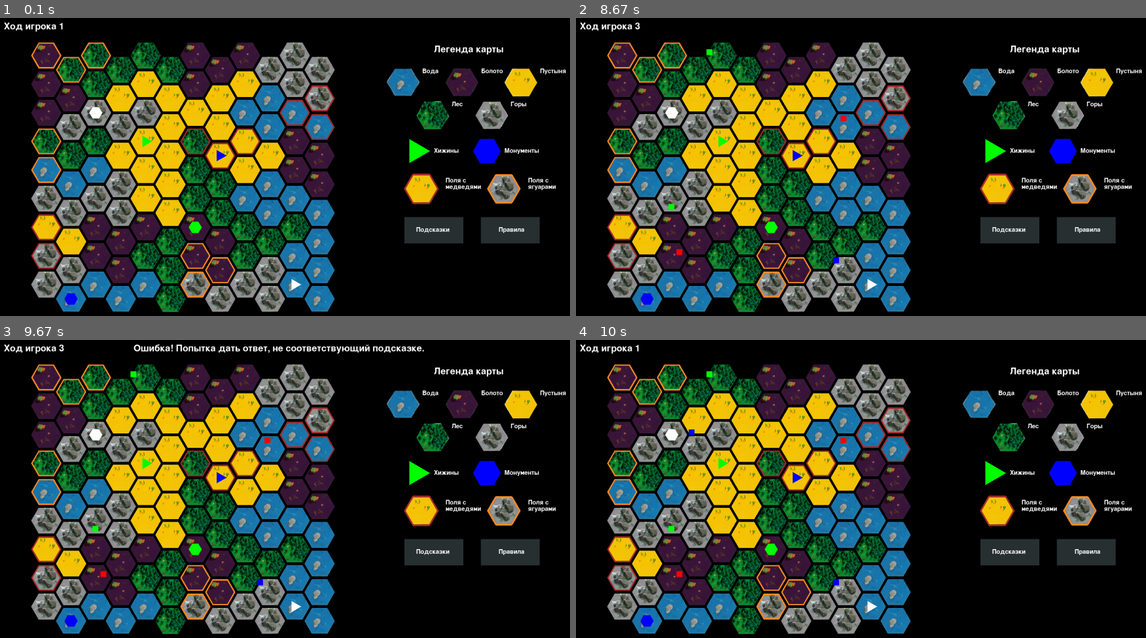
Above: before the commit, frames 1-4 (two rows, left to right).
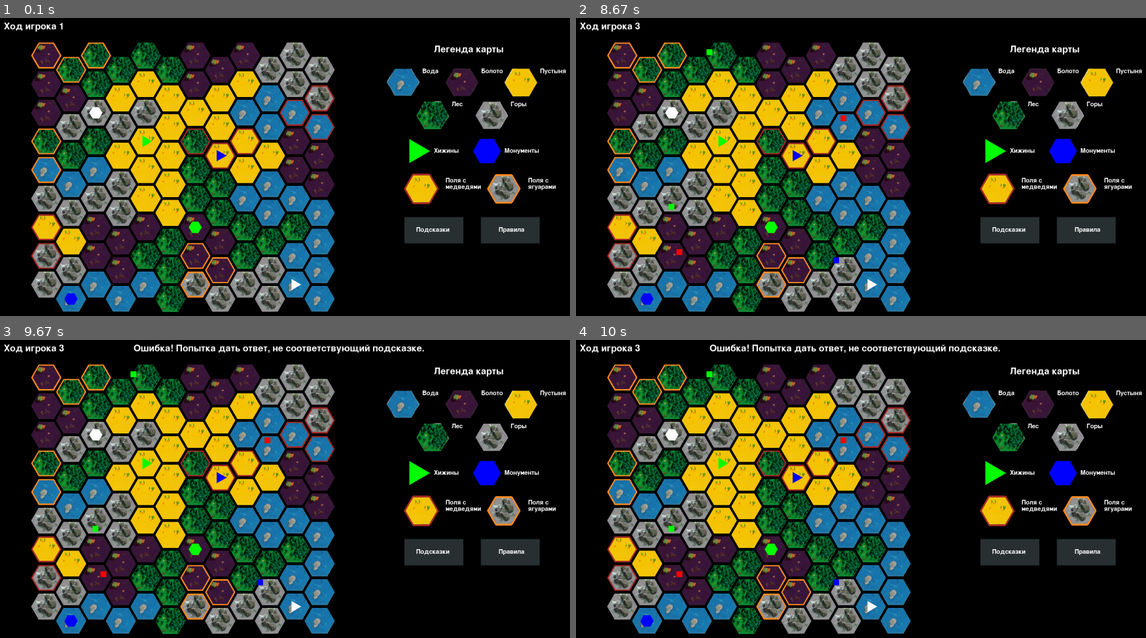
Above: after the commit, the same moments.

Repository: EkaterinaLotareva/Team_3_Programming_Projects_2025
Game: pygame game, started from main.py
Same seed, same stepped clock (60 frames per second), same inputs: the game is played once before the commit and once after it.
Inputs (mouse positions are in pixels of both pictures, inside the frame that each line leads up to):
- Up to frame 1 (0.1 s): no input
- Up to frame 2 (8.67 s): click (1054, 164) at 0.38 s; click (866, 196) at 0.72 s; click (678, 253) at 1.18 s; move the mouse to (707, 50) at 1.5 s; click (707, 50) at 1.78 s; move the mouse to (650, 164) at 2.2 s; click (650, 164) at 2.55 s; move the mouse to (838, 259) at 3.03 s; click (838, 259) at 3.45 s; move the mouse to (843, 119) at 4 s; click (843, 119) at 4.45 s; move the mouse to (781, 107) at 5.03 s; click (781, 107) at 5.5 s; move the mouse to (672, 205) at 7.2 s; click (672, 205) at 7.68 s; move the mouse to (678, 131) at 8.3 s
- Up to frame 3 (9.67 s): click (102, 453) at 8.8 s; move the mouse to (114, 432) at 9.43 s
- Up to frame 4 (10 s): click (690, 432) at 9.93 s

Frames 1-3 are identical in both runs. In frame 4, 0.7% of the frame differs, in the area x 10-75%, y 1-33%.

Commit message:
обработка событий

Diff:
--- a/game.py
+++ b/game.py
@@ -1,3 +1,5 @@
+import time
+
 import pygame
 from view import View
 from field import *
@@ -42,16 +44,19 @@
         else:
             self.view.draw_square(self.mouse_click_pixel, self.colors[player])
             self.field.add_squares(hex, player)
-            self.process_place_square()
+            while not self.process_place_square():
+                time.sleep(0.1)
         self.turn += 1
         self.view.draw_turn((self.turn % self.players) + 1)
 
     def process_place_square(self):
-
+        print('inside')
         for event in pygame.event.get():
+            print(event)
             if event.type == pygame.QUIT:
                 pygame.quit()
             elif event.type == pygame.MOUSEBUTTONDOWN and event.button == 1:
+                print('action')
                 self.mouse_click_pixel = (event.pos[0], event.pos[1])
                 logic_coords = self.view.from_pixels_to_logic(self.mouse_click_pixel)
                 if not self.hints[self.turn % self.players].check(logic_coords):
@@ -139,6 +144,7 @@
                             self.turn += 1
                             print((self.turn + 1) % self.players + 1)
                             self.view.draw_turn((self.turn % self.players) + 1)
+                        time.sleep(0.1)
                     self.status['start_stage'] = False
                 else:
                     self.question()
